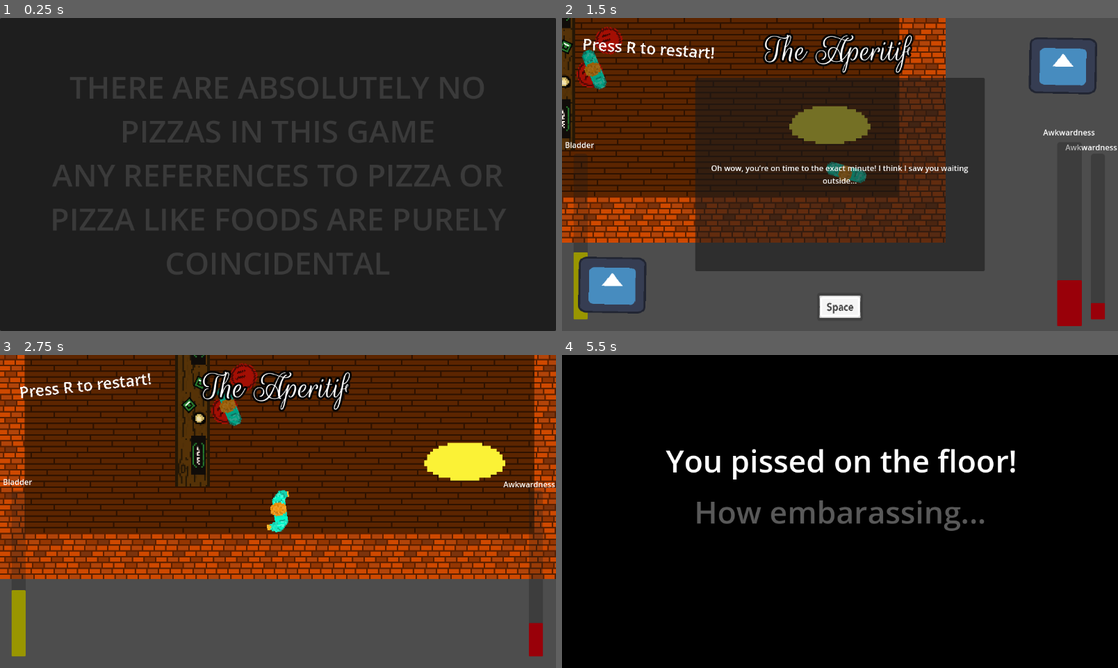
Above: before the commit, frames 1-4 (two rows, left to right).
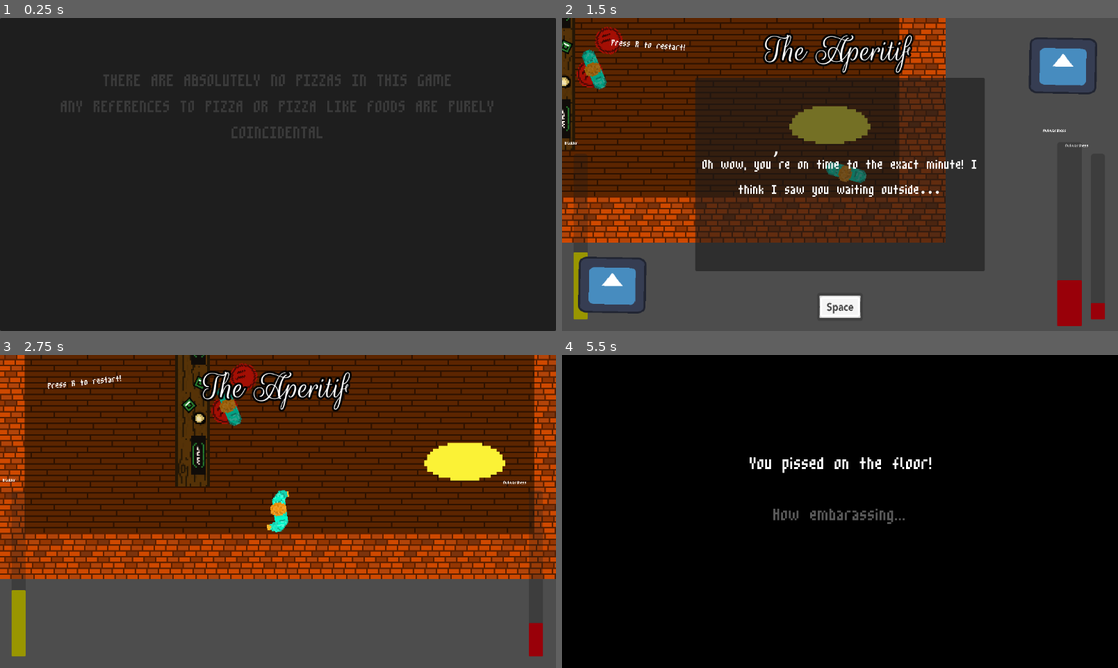
Above: after the commit, the same moments.

Repository: Jibby-Games/PizzaJam11
Game: Godot game, scene res://menu/intro.tscn
The game is run twice, just before and just after one commit, with the same random seed, the same clock (stepped at 60 frames per second) and the same inputs. The engine's default icon, where the game draws it, is replaced by a stand-in: a white triangle on a blue panel in a dark square.
Inputs (mouse positions are in pixels of both pictures, inside the frame that each line leads up to):
- Up to frame 1 (0.25 s): no input
- Up to frame 2 (1.5 s): tap Enter (ui_accept) at 0.5, 0.77 s; move the mouse to (962, 158) at 0.52 s; press the mouse at (962, 158) at 0.53 s; hold D (right) 0.53-1.25 s; release the mouse at (962, 158) at 1.25 s; click "Wait until the start time" at 1.25 s
- Up to frame 3 (2.75 s): tap R (restart) at 2 s; move the mouse to (166, 527) at 2.02 s; hold S (down) from 2.03 s (still down); click (166, 527) at 2.1 s; tap Enter (ui_accept) at 2.27 s
- Up to frame 4 (5.5 s): tap R (restart) at 2.75 s; move the mouse to (895, 442) at 2.77 s; release S (down) at 2.78 s; press the mouse at (895, 442) at 2.78 s; hold D (right) 2.78-3.53 s; move the mouse to (812, 574) at 3.52 s; release the mouse at (812, 574) at 3.53 s; hold W (up) 3.53-4.28 s; click (812, 574) at 3.6 s; tap Enter (ui_accept) at 3.77, 4.52, 5.27 s; move the mouse to (1006, 558) at 4.27 s; press the mouse at (1006, 558) at 4.28 s; hold A (left) from 4.28 s (still down); move the mouse to (673, 464) at 5.02 s; release the mouse at (673, 464) at 5.03 s; click (673, 464) at 5.1 s

The runs differ from the first frame. In frame 1, 8.0% of the frame differs, in the area x 9-91%, y 18-82%; in frame 2, 2.1%; in frame 3, 0.6%; in frame 4, 3.3%.

Commit message:
feat: add default theme

Diff:
--- a/project.godot
+++ b/project.godot
@@ -26,6 +26,10 @@
 window/stretch/mode="viewport"
 mouse_cursor/custom_image="res://sprites/cursor.png"
 mouse_cursor/custom_image_hotspot=Vector2(16, 16)
+
+[gui]
+
+theme/custom="res://ui/bit_theme.tres"
 
 [input]
 
--- /dev/null
+++ b/ui/bit_theme.tres
@@ -0,0 +1,7 @@
+[gd_resource type="Theme" load_steps=2 format=3 uid="uid://bashpvd5fa2jl"]
+
+[ext_resource type="FontFile" uid="uid://brm1k02ldync3" path="res://fonts/m3x6.ttf" id="1_x2288"]
+
+[resource]
+default_font = ExtResource("1_x2288")
+default_font_size = 48
